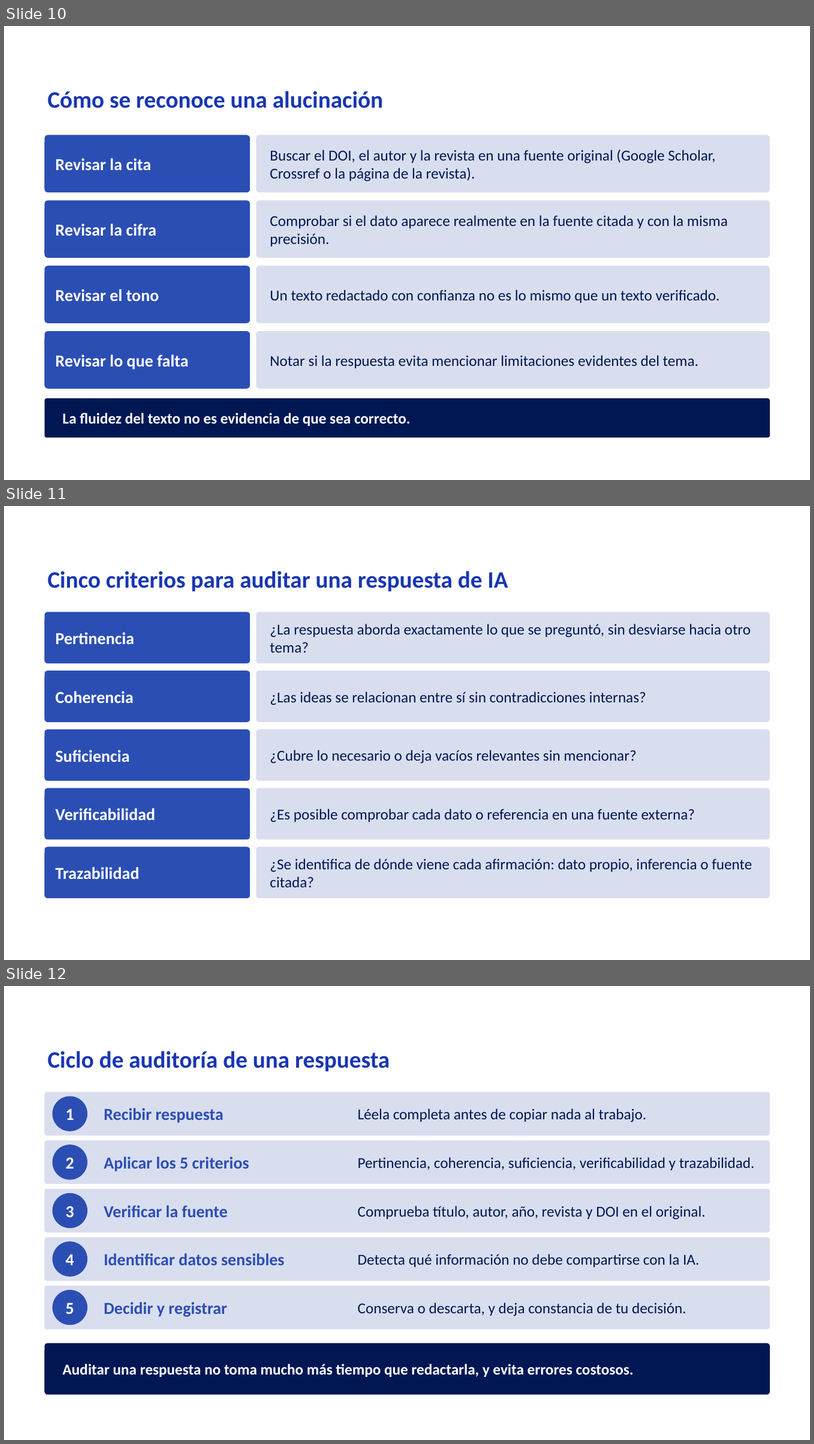
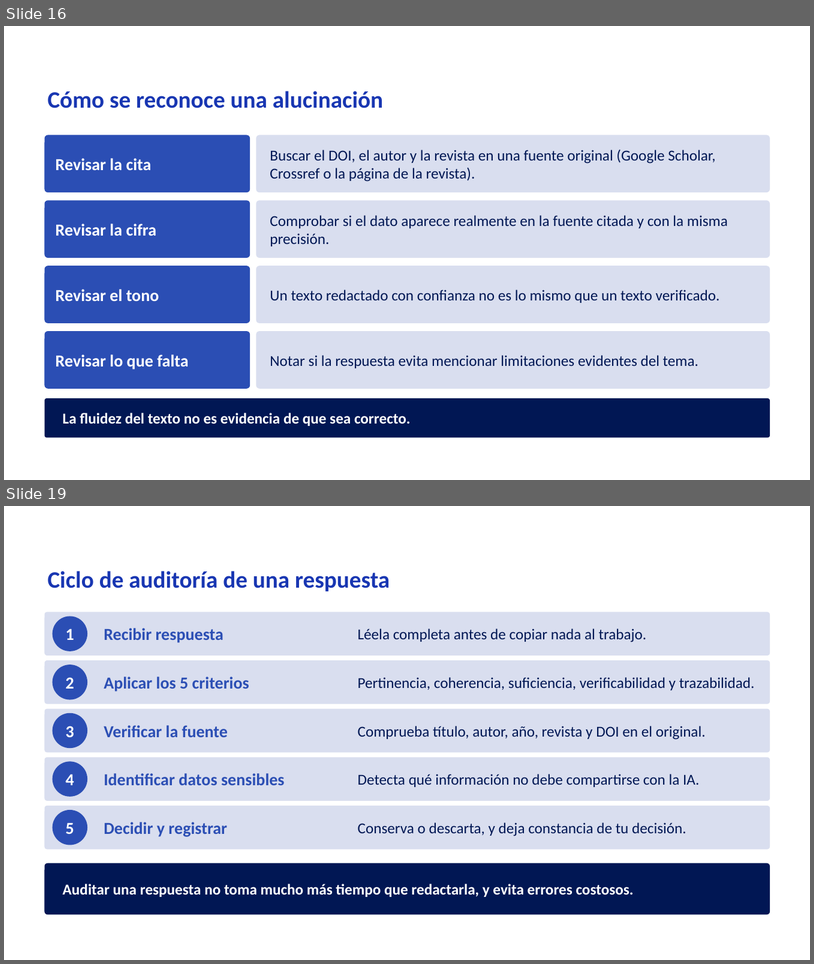
Before and after one commit to Rociosayan/analitica-empresarial-integrada, a slide deck: Sesion_03_mejorada.pptx. Shown one above the other, each under a label of ours: slides 10, 11 and 12 before the commit, slides 16 and 19 after it; the slides between them are not shown. The pictures are 814x1444 and 814x964 pixels, drawn with LibreOffice and Linux fonts; fonts in the diff are those of the drawing; background and template pictures are left out. Boxes give left, top, right and bottom in pixels: in the first picture for what was removed or moved away, otherwise in the second. Text is boxed around its words. In the diff, an @@ line names an element or a change of style, - is before the commit and + after.

```diff
--- a/Sesion_03_mejorada.pptx
+++ b/Sesion_03_mejorada.pptx
@@ slide 11 removed at [4, 506, 810, 960], background picture (left out) @@
@@ text removed at [48, 571, 508, 591] @@
-Cinco criterios para auditar una respuesta de IA
@@ rounded rectangle removed at [45, 612, 250, 663] @@
@@ rounded rectangle removed at [256, 612, 770, 663] @@
@@ text removed at [270, 624, 751, 652] @@
-¿La respuesta aborda exactamente lo que se preguntó, sin desviarse hacia otro tema?
@@ text removed at [56, 632, 135, 644] @@
-Pertinencia
@@ rounded rectangle removed at [45, 670, 250, 722] @@
@@ rounded rectangle removed at [256, 670, 770, 722] @@
@@ text removed at [56, 691, 134, 703] @@
-Coherencia
@@ text removed at [270, 691, 647, 705] @@
-¿Las ideas se relacionan entre sí sin contradicciones internas?
@@ rounded rectangle removed at [45, 729, 250, 781] @@
@@ rounded rectangle removed at [256, 729, 770, 781] @@
@@ text removed at [56, 750, 130, 762] @@
-Suficiencia
@@ text removed at [270, 750, 636, 763] @@
-¿Cubre lo necesario o deja vacíos relevantes sin mencionar?
@@ rounded rectangle removed at [45, 788, 250, 840] @@
@@ rounded rectangle removed at [256, 788, 770, 840] @@
@@ text removed at [56, 808, 156, 820] @@
-Verificabilidad
@@ text removed at [270, 808, 696, 822] @@
-¿Es posible comprobar cada dato o referencia en una fuente externa?
@@ rounded rectangle removed at [45, 847, 250, 898] @@
@@ rounded rectangle removed at [256, 847, 770, 898] @@
@@ text removed at [270, 858, 752, 887] @@
-¿Se identifica de dónde viene cada afirmación: dato propio, inferencia o fuente citada?
@@ text removed at [56, 867, 140, 879] @@
-Trazabilidad
@@ what was slide 10 is now slide 16 @@
@@ what was slide 12 is now slide 19 @@
```
Also in this commit, not shown: 1 slide changed, 13 slides added, 1 other file.
